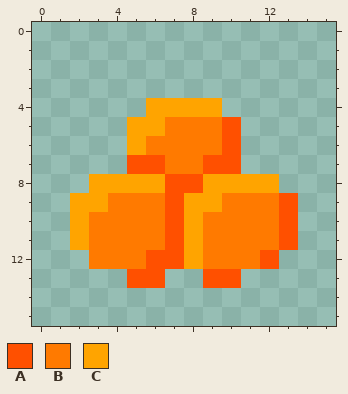
Pixel-art sprite: src/main/resources/assets/foodpower/textures/meals/ice_cream/ice_cream_papaya.png. The picture above was drawn from the file before the commit.
The file is 16x16 pixels.
Palette (. is transparent): A #ff5000  B #ff7a00  C #ffa400
Pixels before, first column x 2:
 4 ....CCCC....
 5 ...CCBBBA...
 6 ...CBBBBA...
 7 ...AABBAA...
 8 .CCCCAACCCC.
 9 CCBBBACCBBBA
10 CBBBBACBBBBA
11 CBBBBACBBBBA
12 .BBBAACBBBA.
13 ...AA..AA...
New version:
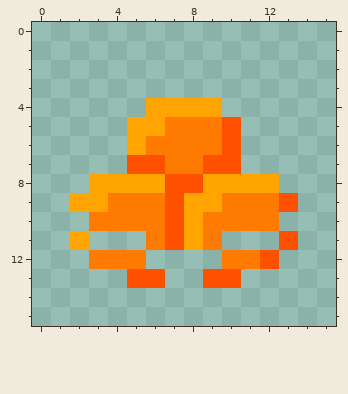
Difference:
y 10: x 2 C -> .; x 13 A -> .
y 11: x 3..5 BBB -> ...; x 10..12 BBB -> ...
y 12: x 6..9 AACB -> ....
Boxes around the changes in both pictures, in picture pixels (x1, y1, x2, y2):
erased: (70, 212, 298, 269)
